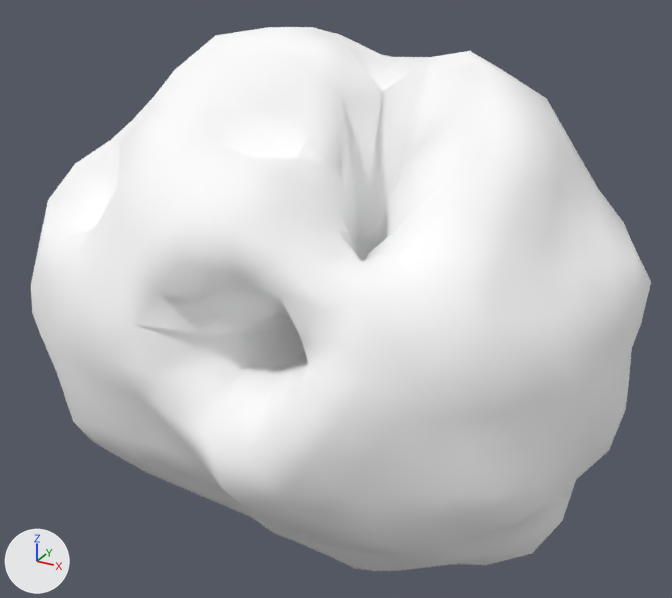
What one commit did to the glTF model assets/asteroids/asteroid_09.glb.
Both versions are drawn from a camera (50 mm lens) standing at (1.51, -2.85, 1.51) and looking at (-0.06, 0.0, 0.09). Every picture has the same lights, and +X, +Y and +Z are marked at lower left. The older version comes first. Vertices at exactly the same position are counted once.

The first picture shows 'Asteroid_09'.
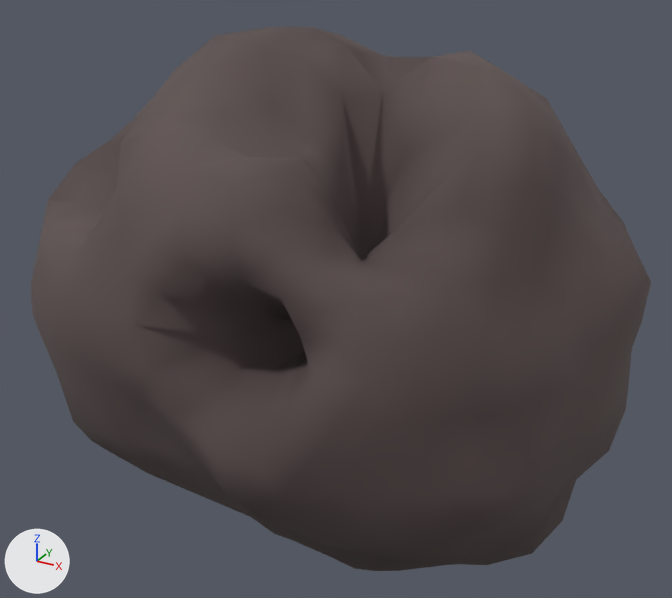
Changed parts and their boxes [x1, y1, x2, y2] in the pictures (672 x 598 px):
'Asteroid_09', recoloured (darker): [31, 27, 651, 571] in both

Edits to the bpy script that builds the scene:
```text
Change mat_asteroidrock_09:
    where n0 = _N.new('ShaderNodeBsdfPrincipled'); n0.name = 'Principled BSDF'
    remove n0.inputs[0].default_value = (1.0, 1.0, 1.0, 1.0)  # 'Base Color', white #ffffff
    n0.inputs[1].default_value: 0.0218 -> 0.0386  # 'Metallic'
    n0.inputs[2].default_value: 0.861 -> 0.906  # 'Roughness'
    add n2 = _N.new('ShaderNodeVertexColor'); n2.name = 'Color Attribute'
    add _L.new(n2.outputs[0], n0.inputs[0])  # 'Color' to 'Base Color'
Change me_icosphere:
    where me_icosphere.from_pydata(...)  # 642 vertices, 1280 faces; spans x -1.24..1.06, y -0.96..0.91, z -0.94..1.08
    used by ob_asteroid_09; location = (0.0, 0.0, 0.0)
    me_icosphere part 1: vertex colours changed
```
